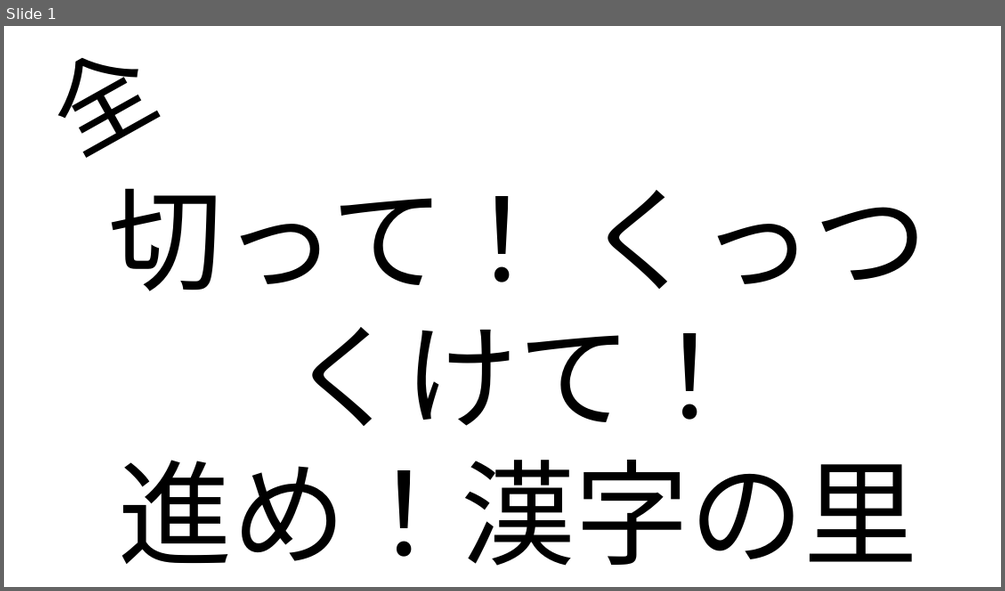
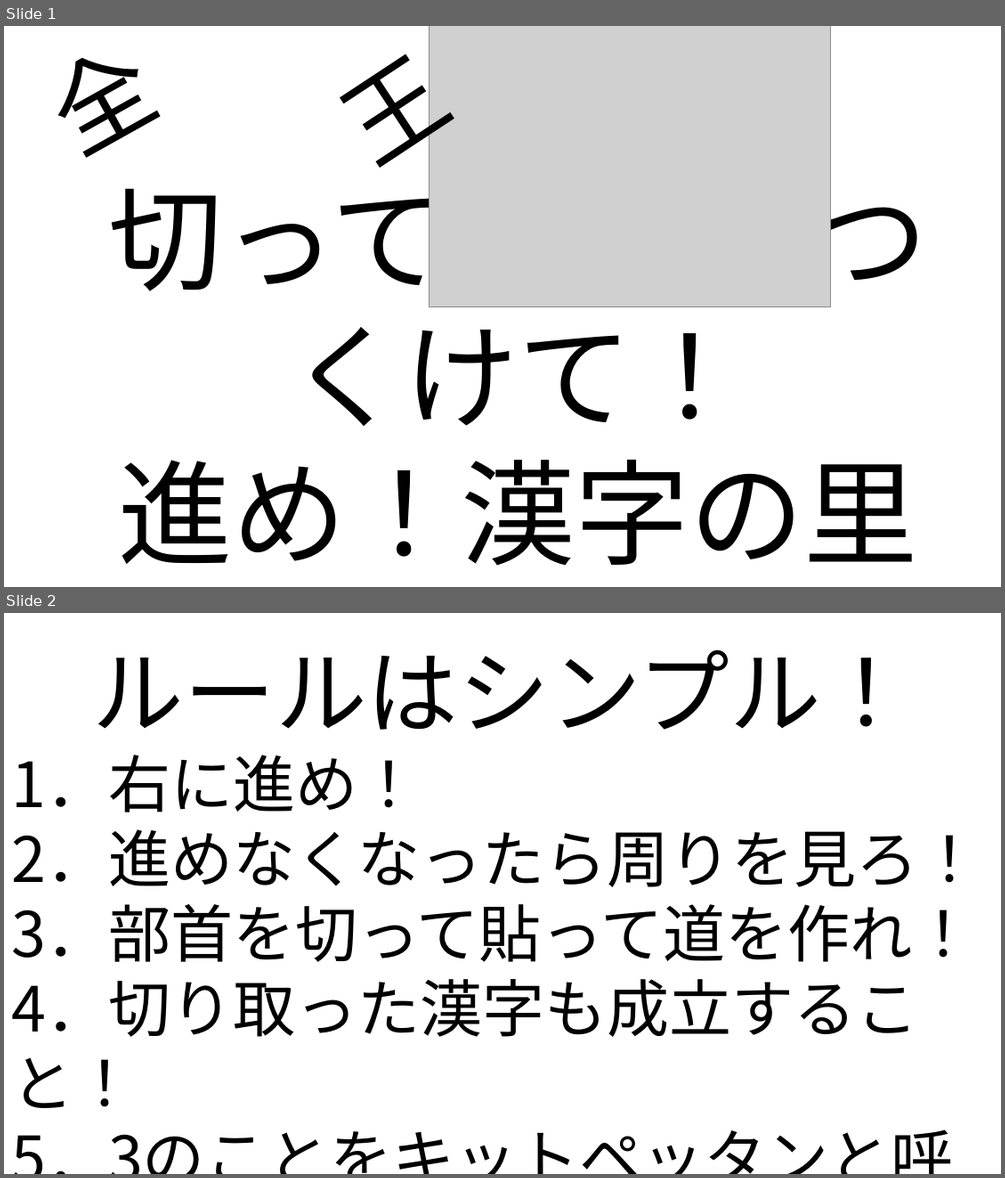
Before and after one commit to nkc20236093/kikaku, a slide deck: kikaku_4_オリジナルゲーム企画/オリジナルゲーム企画.pptx. Shown one above the other, each under a label of ours: slide 1 before the commit, slides 1 and 2 after it. The pictures are 1005x591 and 1005x1178 pixels, drawn with LibreOffice and Linux fonts; fonts in the diff are those of the drawing; grey boxes stand for pictures. Boxes give left, top, right and bottom in pixels: in the first picture for what was removed or moved away, otherwise in the second. Text is boxed around its words. In the diff, an @@ line names an element or a change of style, - is before the commit and + after.

```diff
--- a/kikaku_4_オリジナルゲーム企画/オリジナルゲーム企画.pptx
+++ b/kikaku_4_オリジナルゲーム企画/オリジナルゲーム企画.pptx
@@ slide 2 added at (4, 613, 1001, 1174), background #FFFFFF @@
@@ text added at (11, 649, 980, 1108), 60 pt, text #000000 @@
+ルールはシンプル！
+1．右に進め！
+2．進めなくなったら周りを見ろ！
+3．部首を切って貼って道を作れ！
+4．切り取った漢字も成立すること！
+5．3のことをキットペッタンと呼ぶこと！
@@ slide 1 changed as well @@
@@ picture added at (429, 26, 831, 306) @@
@@ text added at (373, 66, 457, 192), 96 pt, text #000000 @@
+王
```
Also in this commit, not shown: 2 other slides added, 15 other files.
